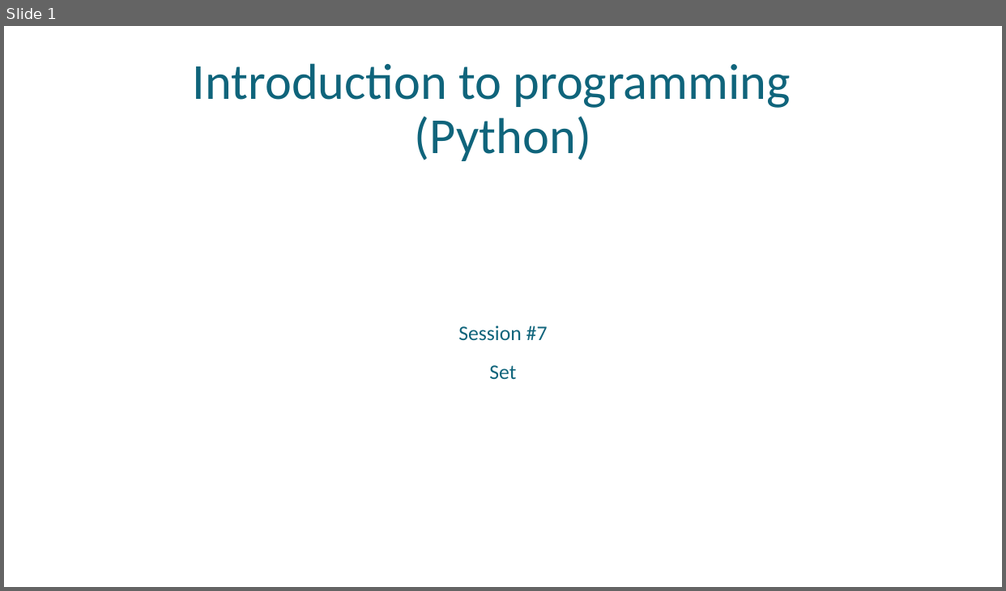
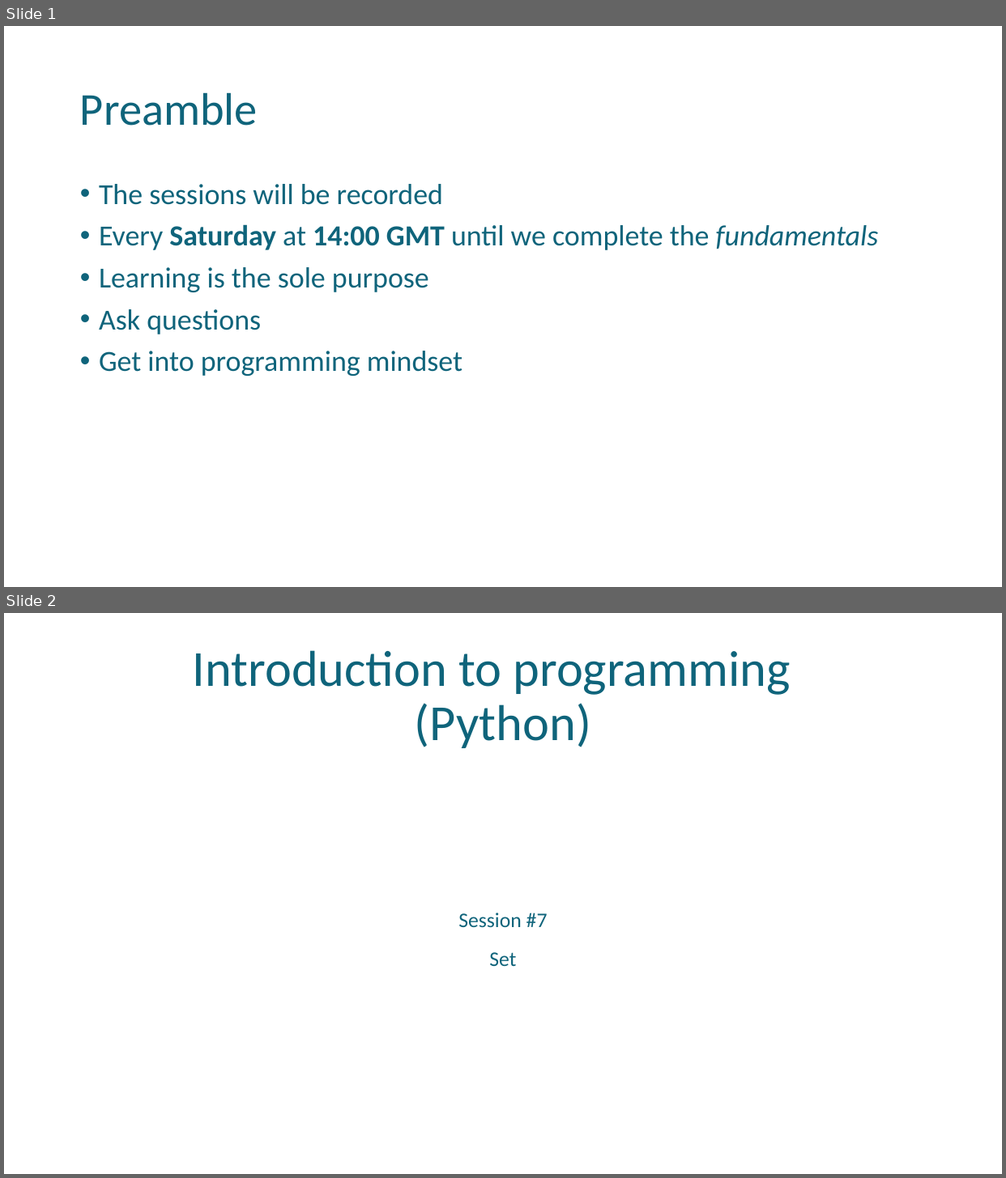
Before and after one commit to uday87j/teach_python, a slide deck: fundamentals/7-Set.pptx. Shown one above the other, each under a label of ours: slide 1 before the commit, slides 1 and 2 after it. The pictures are 1006x591 and 1006x1178 pixels, drawn with LibreOffice and Linux fonts; fonts in the diff are those of the drawing. Boxes give left, top, right and bottom in pixels: in the first picture for what was removed or moved away, otherwise in the second. Text is boxed around its words. In the diff, an @@ line names an element or a change of style, - is before the commit and + after.

Commit message:
Add context to session #7

```diff
--- a/fundamentals/7-Set.pptx
+++ b/fundamentals/7-Set.pptx
@@ slide 1 added at box(4, 26, 1002, 587), background #FFFFFF @@
@@ title added at box(80, 92, 258, 126), 44 pt, text #0F647B @@
+Preamble
@@ text added at box(99, 184, 879, 376), 28 pt, text #0F647B @@
+• The sessions will be recorded
+• Every Saturday at 14:00 GMT until we complete the fundamentals
+• Learning is the sole purpose
+• Ask questions
+• Get into programming mindset
@@ what was slide 1 is now slide 2 @@
```
Also in this commit, not shown: 1 other slide added.
